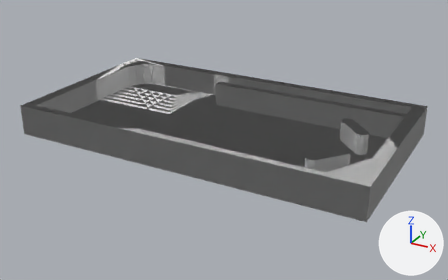
Renders of the glTF model 3d objects/board1.glb from each side of a commit.
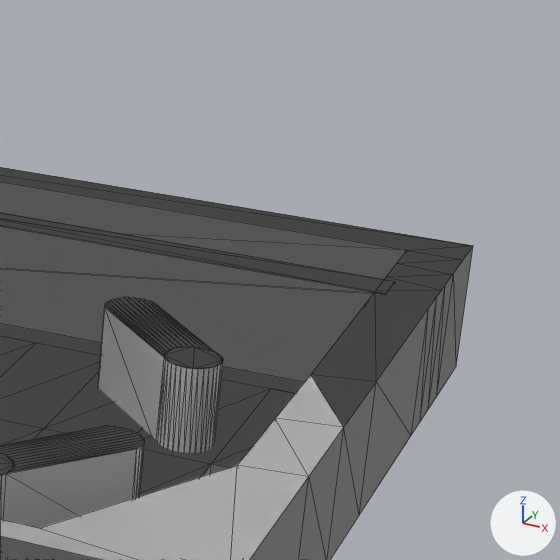
Each version appears first whole from a 50 mm lens placed at (34.9, -78.2, 39.7), pointed at (-9.2, 2.0, -0.4), and next in a close-up on the part from 71% to 100% of the width and 17% to 64% of the height. The axes (+X, +Y, +Z) are drawn at lower right. The lights are the same throughout. The older version's two pictures come first. The close-ups show mesh edges as thin lines. Where no turn or scale is listed for an object, it has been applied to the vertices. Vertices at exactly the same position are counted once.

The first close-up shows 'Cube.col', 'Cylinder.col', 'Cylinder2.col'.
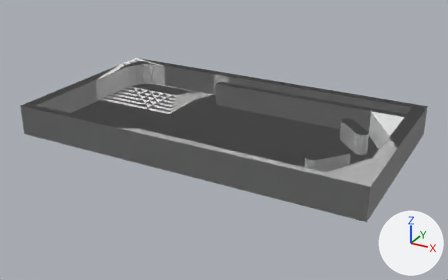
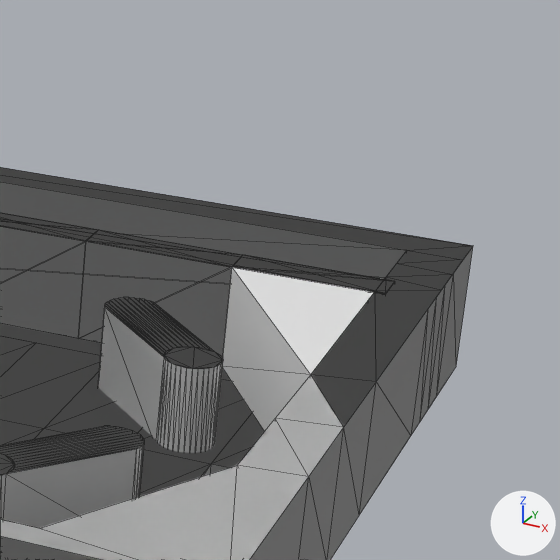
Edits to the bpy script that builds the scene:
```text
Change me_cube_001:
    used by ob_cube; location = (0.0, 0.0, 2.47)
    remove me_cube_001.from_pydata(...)  # 206 vertices, 368 faces; spans x -38.4..18.6, y -12.4..18.7, z -2.4..2.4
    add me_cube_001.from_pydata(...)  # 246 vertices, 442 faces; spans x -38.4..18.6, y -12.4..18.7, z -2.4..2.4
    me_cube_001 part 1
    14 faces are deleted
    8 new vertices lie (-5.6, 0.0, 0.0) away from vertices in x 16.9, y 12.2..13.6, z -1.5..2.4
    8 new vertices lie (-5.5, 0.0, 0.0) away from vertices in x 11.3, y 12.2..13.6, z -1.5..2.4
    8 new vertices lie (-5.6, 0.0, 0.0) away from vertices in x 5.8, y 12.2..13.6, z -1.5..2.4
    8 new vertices lie (-5.6, 0.0, 0.0) away from vertices in x 0.2, y 12.2..13.6, z -1.5..2.4
    8 new vertices lie (5.5, 0.0, 0.0) away from vertices in x -16.5, y 12.2..13.6, z -1.5..2.4
    88 new faces join them
```

Boxes [x1, y1, x2, y2] around the edits, measured in the close-ups (560 x 560 px):
'Cube', reshaped (not visible before): after [0, 213, 395, 432]
